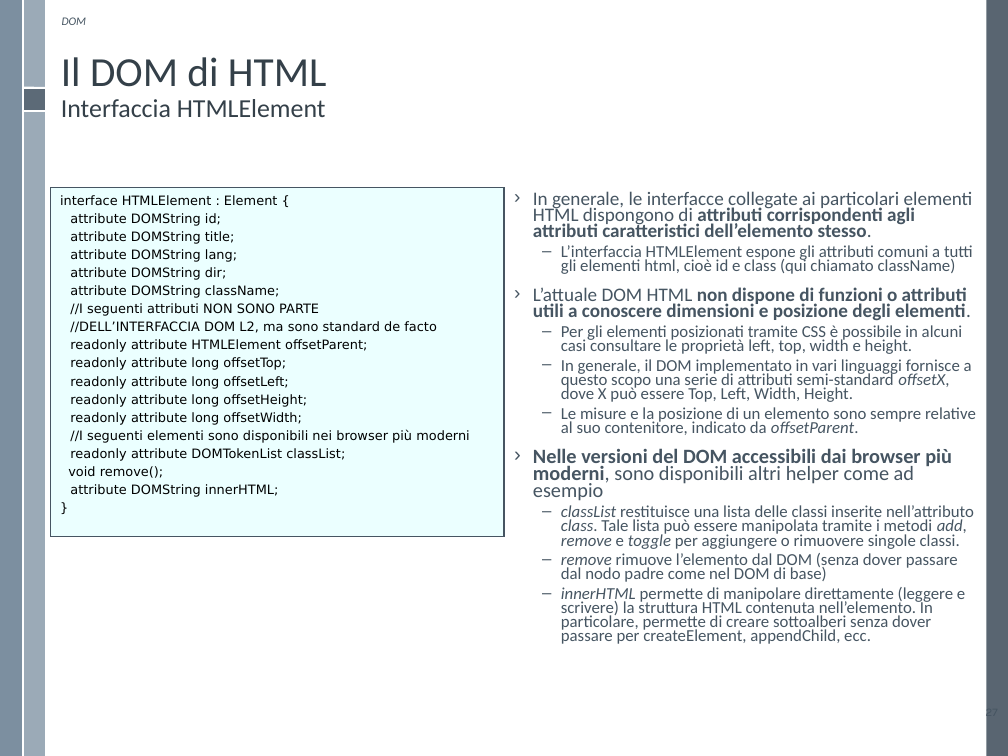
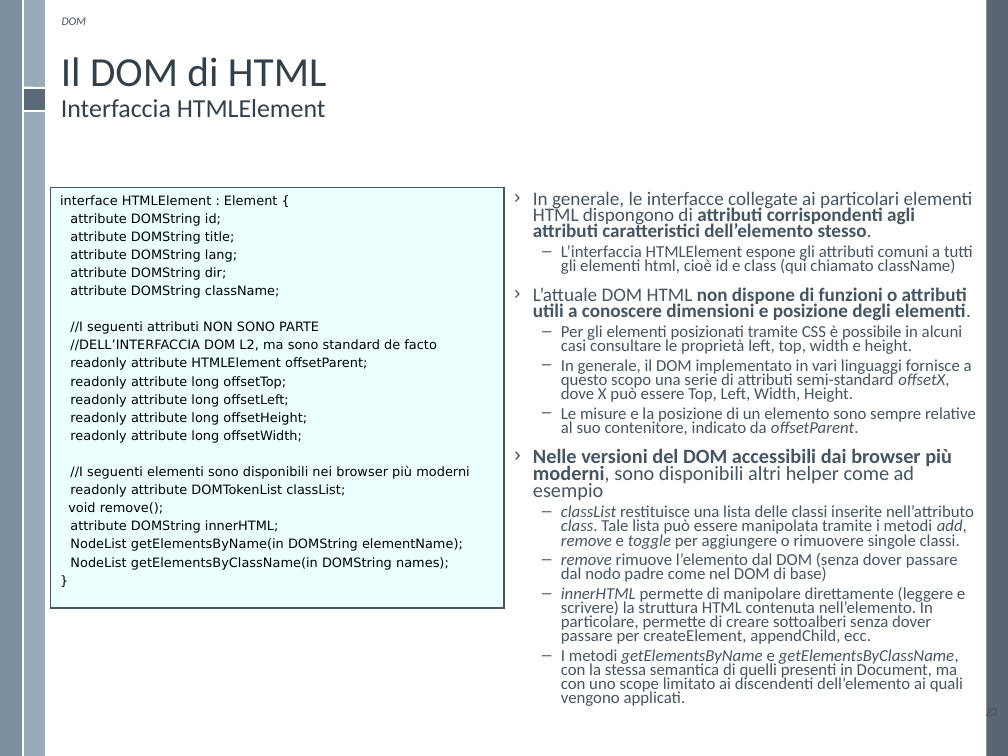
Before and after one commit to WebEngineering-Univaq/WE_Lecture_Slides, a slide deck: slide 27 of DOMHTML.pptx. Drawn at 1008x756 pixels with LibreOffice and Linux fonts; fonts in the diff are those of the drawing; background and template pictures are left out. Boxes give left, top, right and bottom in pixels: in the first picture for what was removed or moved away, otherwise in the second. Text is boxed around its words. In the diff, an @@ line names an element or a change of style, - is before the commit and + after.

```diff
--- a/DOMHTML.pptx
+++ b/DOMHTML.pptx
@@ rectangle "interface HTMLElement : Element {": place and size @@
-rectangle "interface HTMLElement : Element {" at (50,187,504,536)
+rectangle "interface HTMLElement : Element {" at (50,187,504,608)
@@ text in rectangle at (70,538,463,570): paragraphs added @@
+NodeList getElementsByName(in DOMString elementName);
+NodeList getElementsByClassName(in DOMString names);
@@ text at (561,649,963,706): paragraph added @@
+  – I metodi getElementsByName e getElementsByClassName, con la stessa semantica di quelli presenti in Document, ma con uno scope limitato ai discendenti dell’elemento ai quali vengono applicati.
```
Also in this commit, not shown: 2 other slides changed.
